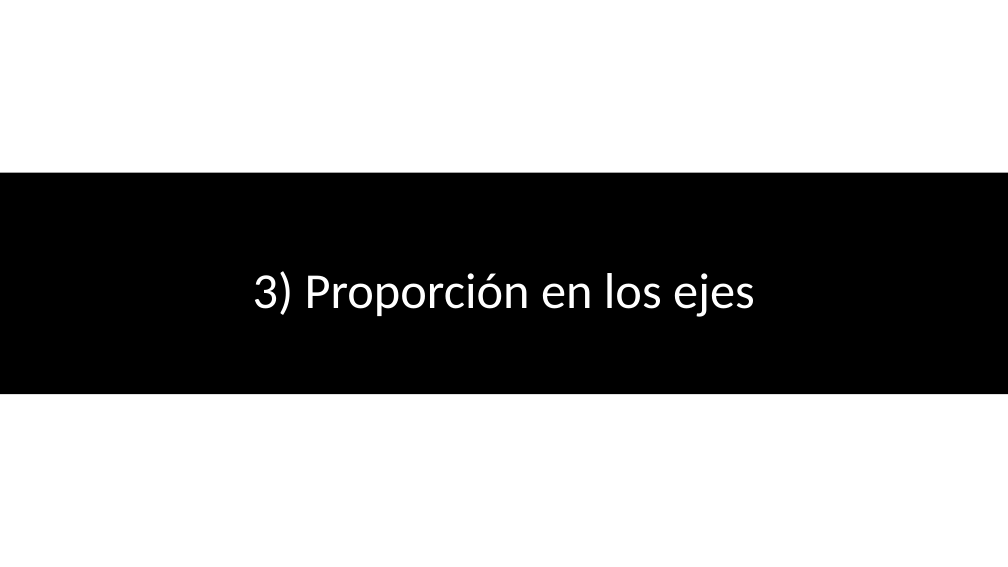
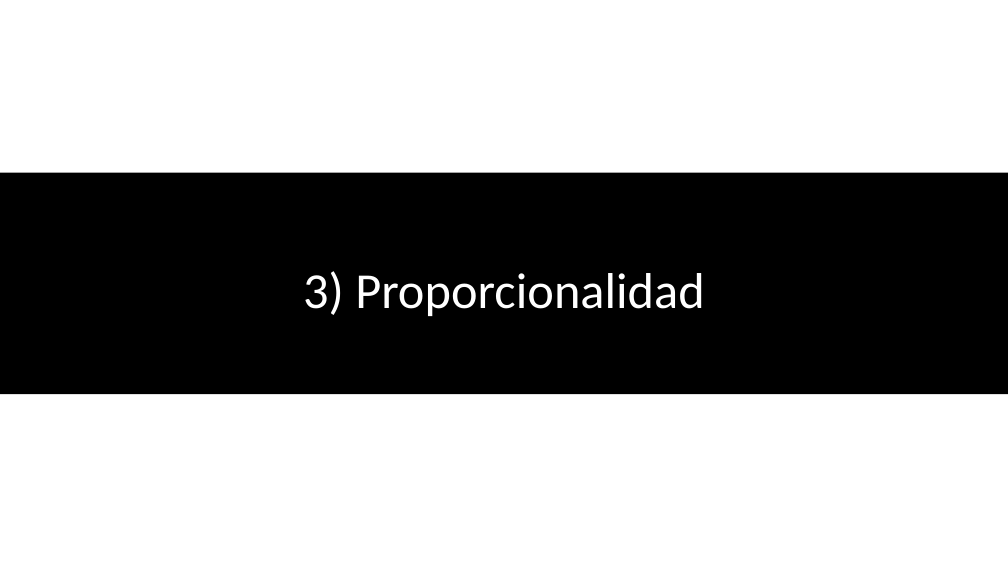
Before and after one commit to Adrifelcha/afchavez-019, a slide deck: slide 32 of JeanPiaget/2019-2020/Cuarentena/Cuarto - Clases Remotas/Zoom3-Presentación-InterpretaciónDatos.pptx (slide 28 before the commit). Drawn at 1008x567 pixels with LibreOffice and Linux fonts; fonts in the diff are those of the drawing. Boxes give left, top, right and bottom in pixels: in the first picture for what was removed or moved away, otherwise in the second. Text is boxed around its words. In the diff, an @@ line names an element or a change of style, - is before the commit and + after.

```diff
--- a/JeanPiaget/2019-2020/Cuarentena/Cuarto - Clases Remotas/Zoom3-Presentación-InterpretaciónDatos.pptx
+++ b/JeanPiaget/2019-2020/Cuarentena/Cuarto - Clases Remotas/Zoom3-Presentación-InterpretaciónDatos.pptx
@@ title at <box>303,271,704,316</box>: text changed @@
-3) Proporción en los ejes
+3) Proporcionalidad
```
Also in this commit, not shown: 5 slides added, 1 slide removed, 24 other files.
